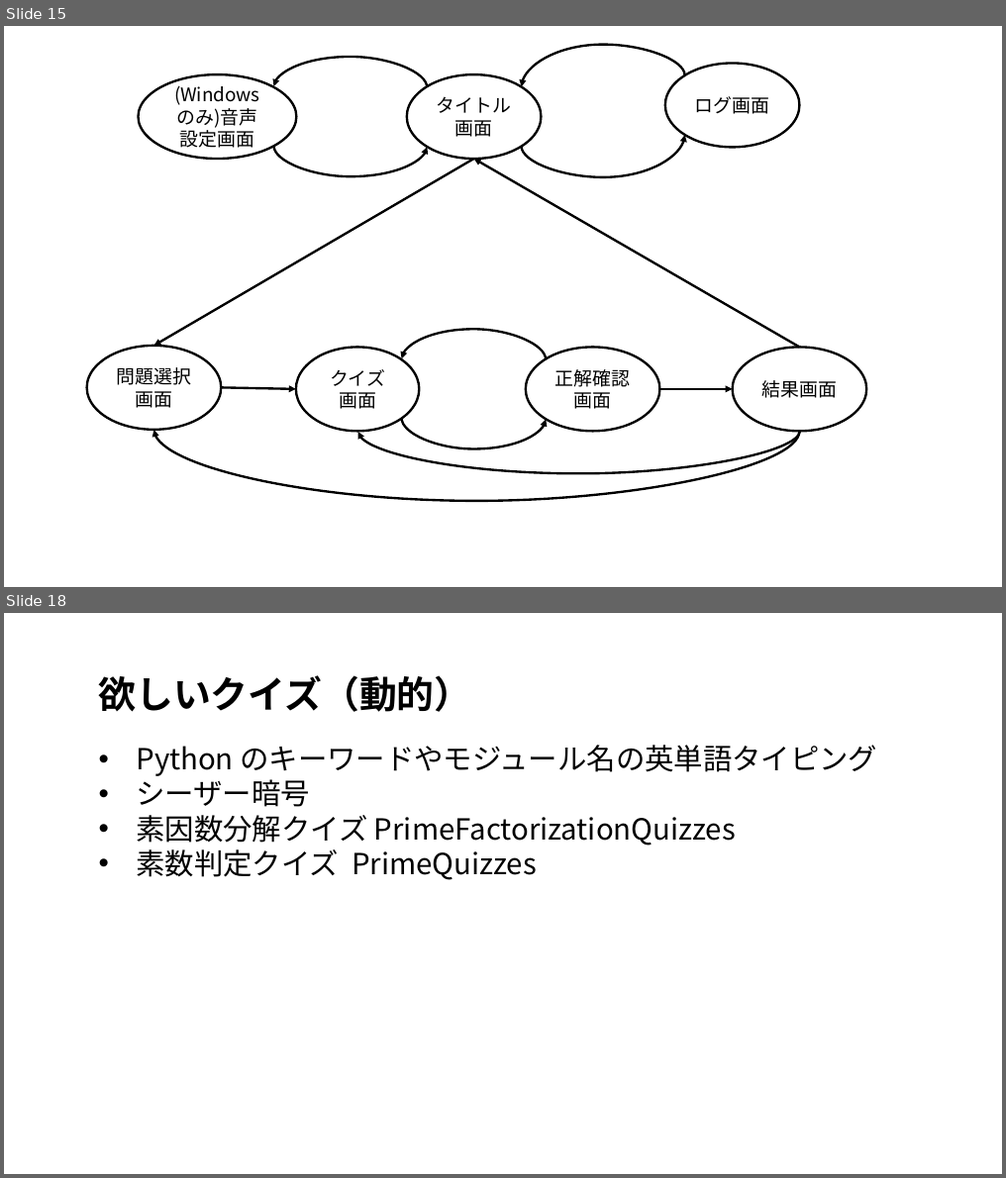
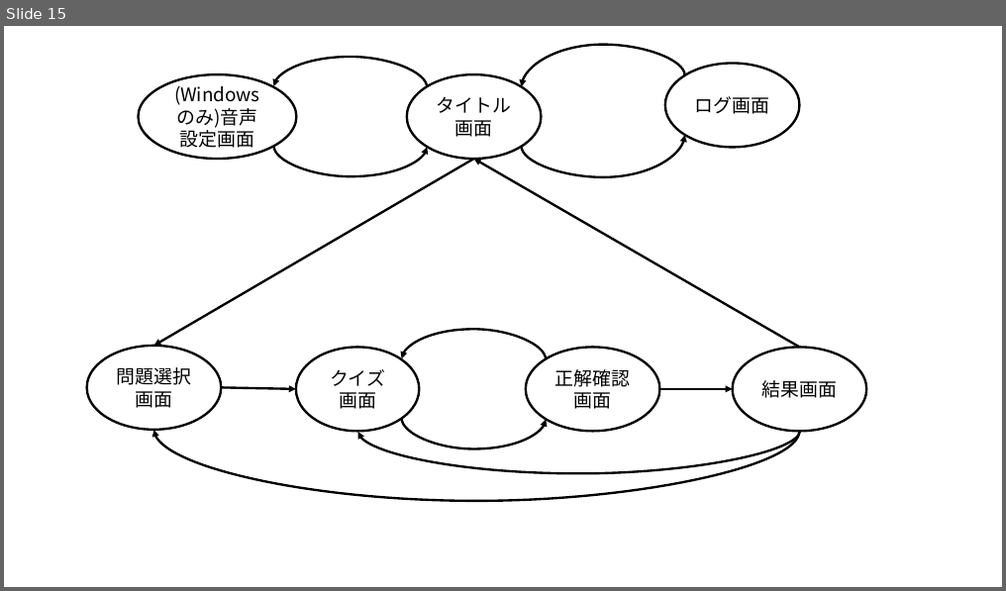
Before and after one commit to tanakai0/stdlib_py_typist, a slide deck: design.pptx. Shown one above the other, each under a label of ours: slides 15 and 18 before the commit, slide 15 after it; the slides between them are not shown. The pictures are 1006x1178 and 1006x591 pixels, drawn with LibreOffice and Linux fonts; fonts in the diff are those of the drawing. Boxes give left, top, right and bottom in pixels: in the first picture for what was removed or moved away, otherwise in the second. Text is boxed around its words. In the diff, an @@ line names an element or a change of style, - is before the commit and + after.

```diff
--- a/design.pptx
+++ b/design.pptx
@@ slide 18 removed at [4,613,1002,1174], background #FFFFFF @@
@@ text removed at [99,675,472,712] @@
-欲しいクイズ（動的）
@@ text removed at [136,745,877,880] @@
-• Python のキーワードやモジュール名の英単語タイピング
-• シーザー暗号
-• 素因数分解クイズ PrimeFactorizationQuizzes
-• 素数判定クイズ PrimeQuizzes
```
Also in this commit, not shown: 3 other slides removed, 2 other files.
